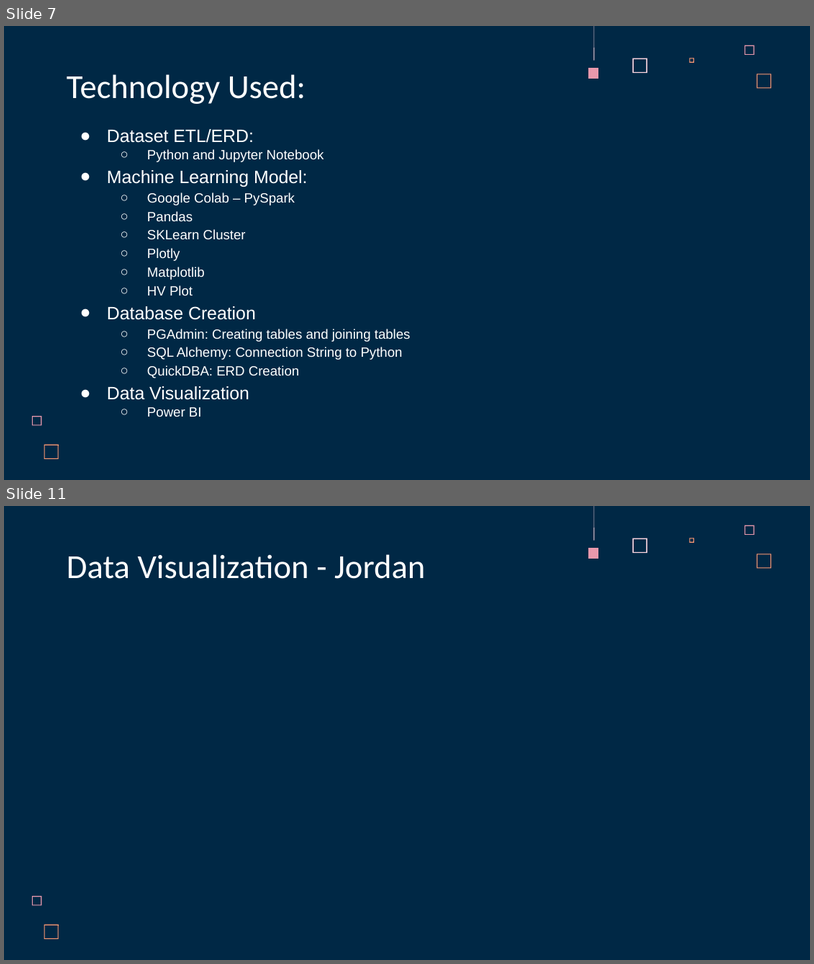
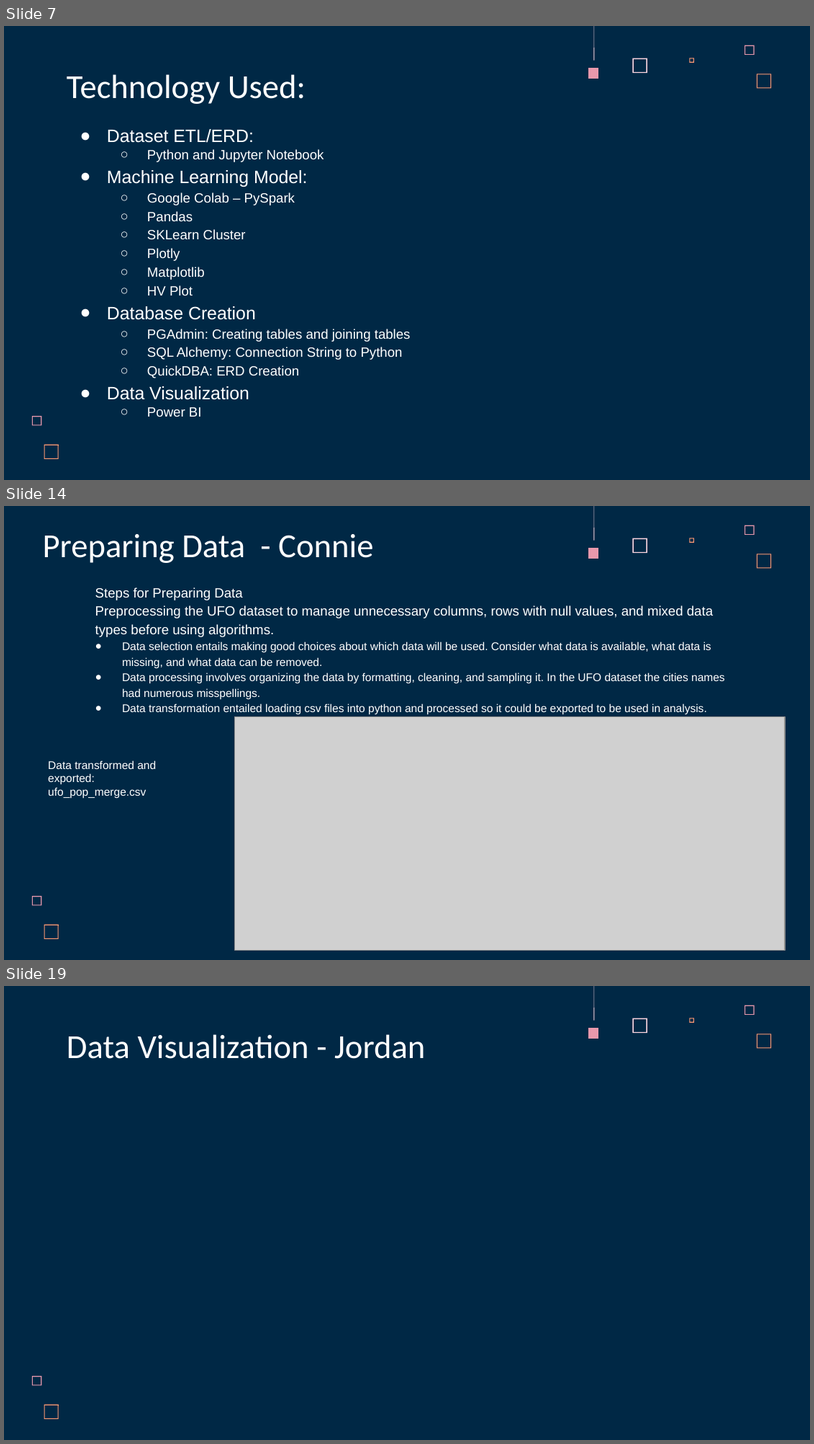
Before and after one commit to acegal1/Group1_Final_Project, a slide deck: _Group 1 Final Project Presentation - UFO Sightings in Arizona.pptx. Shown one above the other, each under a label of ours: slides 7 and 11 before the commit, slides 7, 14 and 19 after it; the slides between them are not shown. The pictures are 814x964 and 814x1444 pixels, drawn with LibreOffice and Linux fonts; fonts in the diff are those of the drawing; grey boxes stand for pictures. Boxes give left, top, right and bottom in pixels: in the first picture for what was removed or moved away, otherwise in the second. Text is boxed around its words. In the diff, an @@ line names an element or a change of style, - is before the commit and + after.

```diff
--- a/_Group 1 Final Project Presentation - UFO Sightings in Arizona.pptx
+++ b/_Group 1 Final Project Presentation - UFO Sightings in Arizona.pptx
@@ slide 14 added at [4,506,810,960], background #002845; not listed: 8 template elements that a slide beside it also shows @@
@@ title added at [43,534,373,563], 30 pt, text #FFFFFF @@
+Preparing Data - Connie
@@ text added at [95,587,725,714], 10 pt, text #FFFFFF @@
+Steps for Preparing Data
+Preprocessing the UFO dataset to manage unnecessary columns, rows with null values, and mixed data types before using algorithms.
+● Data selection entails making good choices about which data will be used. Consider what data is available, what data is missing, and what data can be removed.
+● Data processing involves organizing the data by formatting, cleaning, and sampling it. In the UFO dataset the cities names had numerous misspellings.
+● Data transformation entailed loading csv files into python and processed so it could be exported to be used in analysis.
@@ picture added at [234,716,785,950] @@
@@ text added at [48,760,156,798], 10 pt, text #FFFFFF @@
+Data transformed and exported: ufo_pop_merge.csv
@@ what was slide 11 is now slide 19 @@
```
Also in this commit, not shown: 2 slides changed, 8 other slides added, 1 slide removed.
